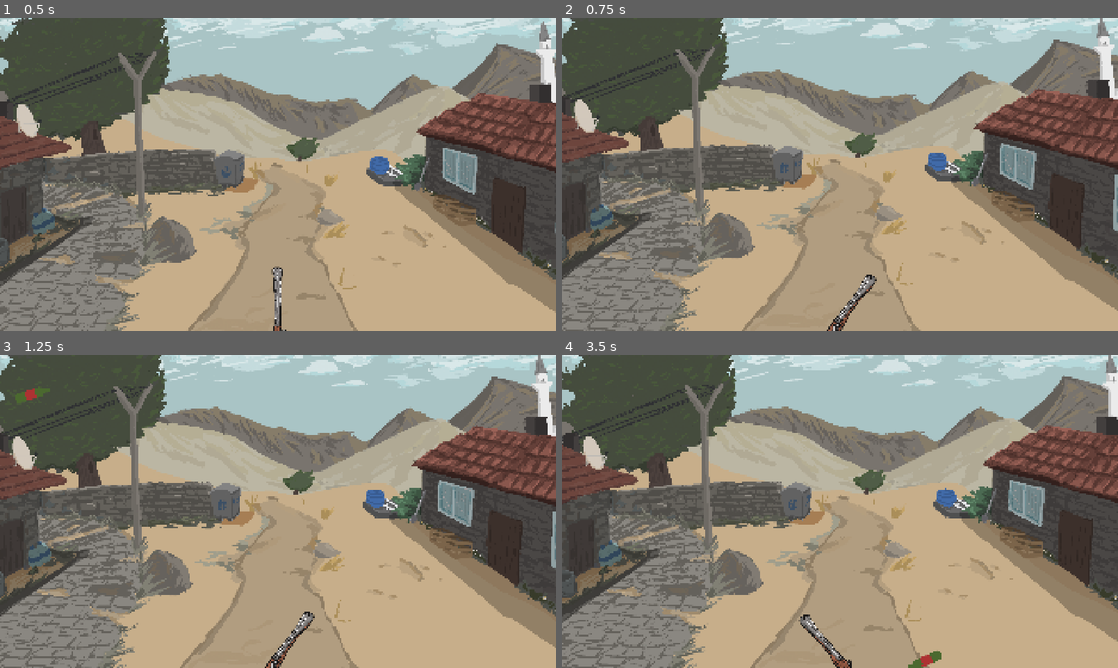
Above: before the commit, frames 1-4 (two rows, left to right).
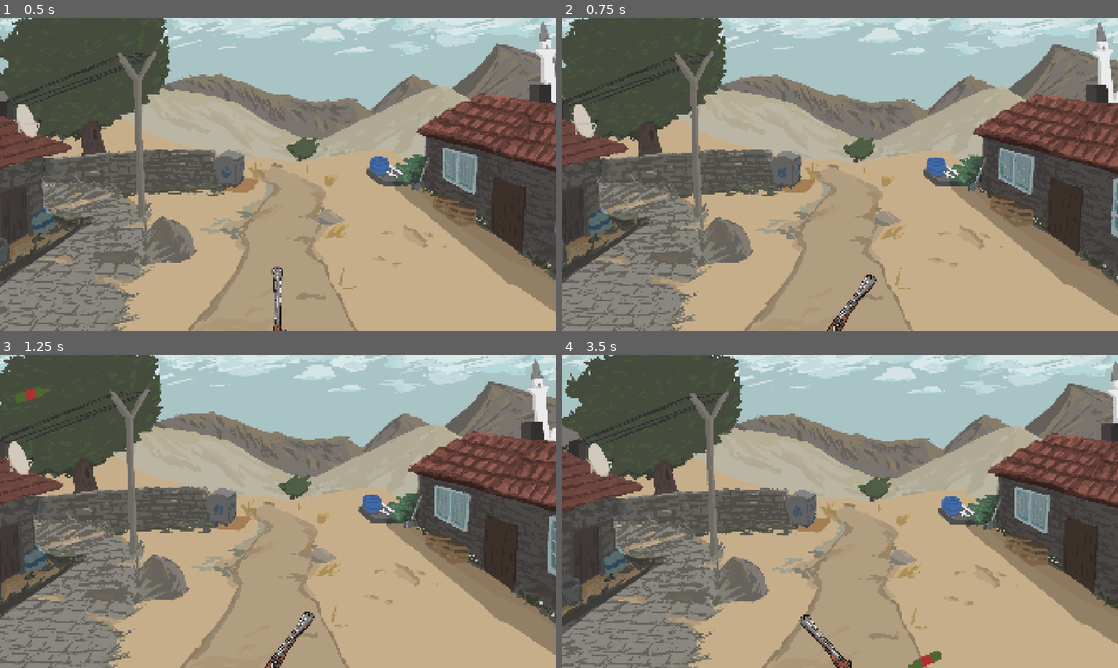
Above: after the commit, the same moments.

Repository: MisterNimbus/GrandmaReloads
Game: Godot game, scene res://scenes/main.tscn
Two runs of this game, one before a commit and one after it. Both use one fixed random seed, a clock stepped at 60 frames per second and the inputs below.
Inputs (mouse positions are in pixels of both pictures, inside the frame that each line leads up to):
- Up to frame 1 (0.5 s): no input
- Up to frame 2 (0.75 s): tap Enter at 0.5 s; move the mouse to (962, 158) at 0.52 s; hold Up (ui_up) from 0.53 s (still down); tap E (next_weapon) at 0.6 s; click (962, 158) at 0.67 s
- Up to frame 3 (1.25 s): keep holding Up (ui_up)
- Up to frame 4 (3.5 s): release Up (ui_up) at 1.25 s; drag from (728, 527) to (812, 574) at 1.27 s; move the mouse to (895, 442) at 2.02 s; press the mouse at (895, 442) at 2.03 s; hold Up (ui_up) 2.03-2.75 s; release the mouse at (895, 442) at 2.75 s; drag from (812, 574) to (673, 464) at 2.77 s

Frame 1 is identical in both runs. In frame 2, 21% of the frame differs, in the area x 0-100%, y 0-100%; in frame 3, 22%; in frame 4, 26%.

Commit message:
[fix]: clean up background panning

Diff:
--- a/scenes/main.tscn
+++ b/scenes/main.tscn
@@ -35,7 +35,7 @@
 [node name="Main" type="Node2D" unique_id=770980598]
 script = ExtResource("1_o5qli")
 
-[node name="TextureRect" type="TextureRect" parent="." unique_id=1611286441]
+[node name="Background" type="TextureRect" parent="." unique_id=1611286441]
 anchors_preset = 15
 anchor_right = 1.0
 anchor_bottom = 1.0
@@ -51,8 +51,7 @@
 [node name="TargetManager" parent="." unique_id=1780119017 instance=ExtResource("2_a8y0u")]
 target_scene = ExtResource("3_jkv2x")
 
-[node name="WeaponManager" parent="." unique_id=211571345 node_paths=PackedStringArray("texture_rect", "weapons") instance=ExtResource("2_0wfyh")]
-texture_rect = NodePath("../TextureRect")
+[node name="WeaponManager" parent="." unique_id=211571345 node_paths=PackedStringArray("weapons") instance=ExtResource("2_0wfyh")]
 weapons = [NodePath("Muzzleloader"), NodePath("Shotgun"), NodePath("Revolver")]
 
 [node name="Muzzleloader" parent="WeaponManager" unique_id=1385624608 instance=ExtResource("3_tbgi4")]
@@ -64,6 +63,7 @@
 view_model_left_texture = ExtResource("5_a8y0u")
 view_model_right_texture = ExtResource("6_jkv2x")
 crosshair_texture = ExtResource("13_jkv2x")
+sprite_rotation_offset = null
 sprite_offset = Vector2(0, -50)
 shoot_sound = SubResource("AudioStreamRandomizer_a8y0u")
 empty_click_sound = ExtResource("6_ya4ey")
--- a/scripts/gun.gd
+++ b/scripts/gun.gd
@@ -5,9 +5,6 @@
 signal out_of_ammo
 signal reload_requested(gun_id: String)
 signal weapon_switched(crosshair: Texture2D)
-@export var texture_rect: TextureRect
-
-
 
 @export_category("Gun Stats")
 @export var gun_id: String = "base_gun"
@@ -38,9 +35,6 @@
 var audio_player: AudioStreamPlayer
 var sprite: Sprite2D
 
-
-
-
 func _ready() -> void:
 	current_ammo = max_ammo
 
@@ -48,35 +42,23 @@
 	var screen_size = get_viewport_rect().size
 	global_position = Vector2(screen_size.x / 2.0, screen_size.y)
 
-
 	audio_player = AudioStreamPlayer.new()
 	add_child(audio_player)
 
 	sprite = Sprite2D.new()
 	add_child(sprite)
 
-
-
 	if view_model_straight_texture:
 		sprite.texture = view_model_straight_texture
 		sprite.offset = sprite_offset
 		sprite.rotation_degrees = sprite_rotation_offset
 
-
-	if texture_rect:
-		var centered_x: float = (get_viewport_rect().size.x - texture_rect.size.x) / 2.0
-		var centered_y: float = (get_viewport_rect().size.y - texture_rect.size.y) / 2.0
-		texture_rect.position.x = centered_x
-		texture_rect.position.y = centered_y
-
 # Track the mouse every frame
 func _process(delta: float) -> void:
-
 	if not is_visible_in_tree():
 		return
 
 	look_at(get_global_mouse_position())
-
 
 	if abs(global_rotation_degrees) > 100:
 		sprite.texture = view_model_left_texture
@@ -85,20 +67,6 @@
 		sprite.texture = view_model_right_texture
 	else:
 		sprite.texture = view_model_straight_texture
-
-
-
-
-	if texture_rect:
-		var centered_x: float = (get_viewport_rect().size.x - texture_rect.size.x) / 2.0
-		var centered_y: float = (get_viewport_rect().size.y - texture_rect.size.y) / 2.0
-		var background_offset = ((abs(global_rotation_degrees) - 90) / 90 ) * 36
-		texture_rect.position.x = centered_x + background_offset
-		texture_rect.position.y = centered_y - abs(background_offset)
-
-
-
-
 
 func equip() -> void:
 	show()
--- a/scripts/main.gd
+++ b/scripts/main.gd
@@ -1,5 +1,9 @@
 extends Node
 @onready var tooltip_label: Label = $TooltipLabel
+@onready var background: TextureRect = $Background
+@onready var viewport_rect: Rect2 = background.get_viewport_rect()
+
+var initial_background_center: Vector2
 
 func _ready() -> void:
 	# Find all items in the scene and wire up their hover signals
@@ -12,6 +16,16 @@
 		if node is DropZone:
 			node.zone_hovered.connect(_on_zone_hovered)
 
+	# Allign background image to the center
+	var centered_x: float = (viewport_rect.size.x - background.size.x) / 2.0
+	var centered_y: float = (viewport_rect.size.y - background.size.y) / 2.0
+	background.position.x = centered_x
+	background.position.y = centered_y
+	initial_background_center = background.position
+
+func _process(delta: float) -> void:
+	_allign_background(delta)
+
 func _on_item_hovered(item: InteractableItem) -> void:
 	tooltip_label.text = item.hover_name
 
@@ -20,3 +34,10 @@
 
 func _clear_tooltip(_item = null) -> void:
 	tooltip_label.text = ""
+
+func _allign_background(delta: float) -> void:
+	var mouse_pos: Vector2 = get_viewport().get_mouse_position()
+	var mouse_offset = ((mouse_pos - viewport_rect.get_center()) / (viewport_rect.size/  2.0)).clamp(Vector2(-1, -1), Vector2(1, 1))
+	var background_offset : Vector2 = background.size - viewport_rect.size
+	var target_pos: Vector2 = initial_background_center - mouse_offset * background_offset / 2.0
+	background.position = background.position.lerp(target_pos, 1.0 - exp(-5.0 * delta))
--- a/scripts/muzzleloader.gd
+++ b/scripts/muzzleloader.gd
@@ -1,6 +1,5 @@
 extends Gun
 class_name MuzzleLoader
-
 
 func _init() -> void:
 	gun_id = "muzzle_loader"
--- a/scripts/weaponManager.gd
+++ b/scripts/weaponManager.gd
@@ -2,7 +2,6 @@
 class_name WeaponManager
 
 signal gun_fired(damage: int, spread_radius: float)
-@export var texture_rect: TextureRect
 
 @export_category("Weapon Setup")
 ## Expand this array in the Inspector and drag your Gun nodes here
@@ -27,7 +26,6 @@
 
 	# Loop through the assigned weapons to connect signals and hide them
 	for weapon in weapons:
-		weapon.texture_rect = texture_rect
 		weapon.fired.connect(_on_gun_fired)
 		weapon.out_of_ammo.connect(_on_out_of_ammo)
 		weapon.reload_requested.connect(_on_reload_requested)
